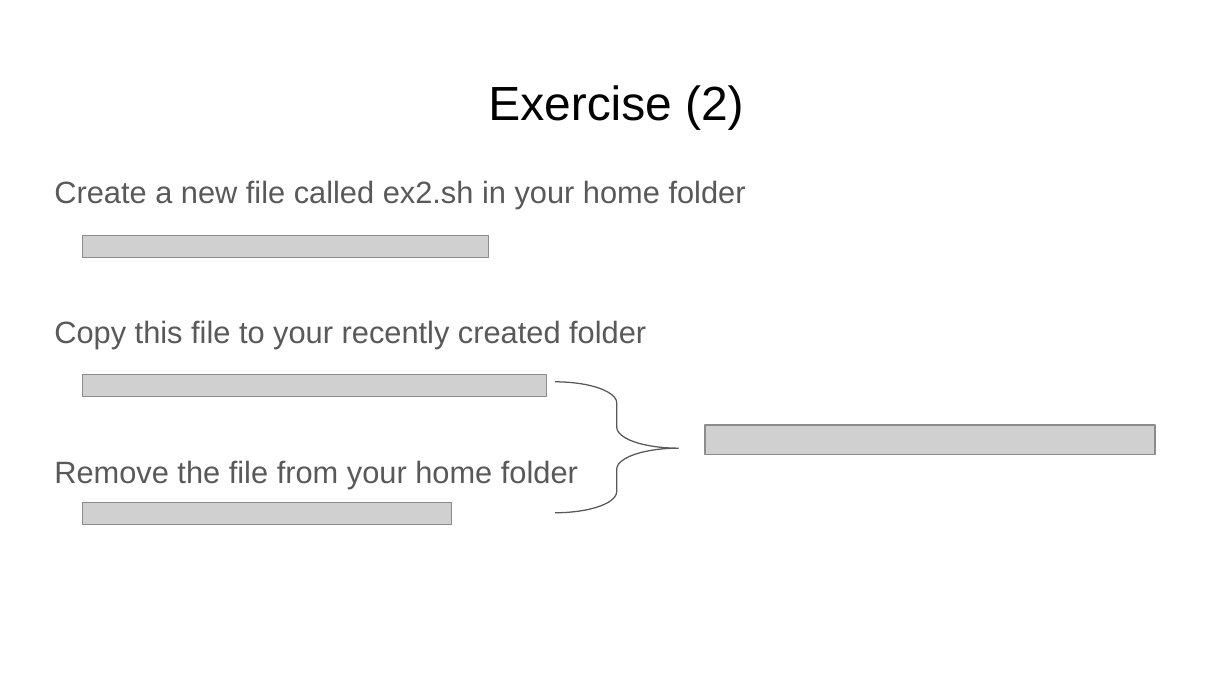
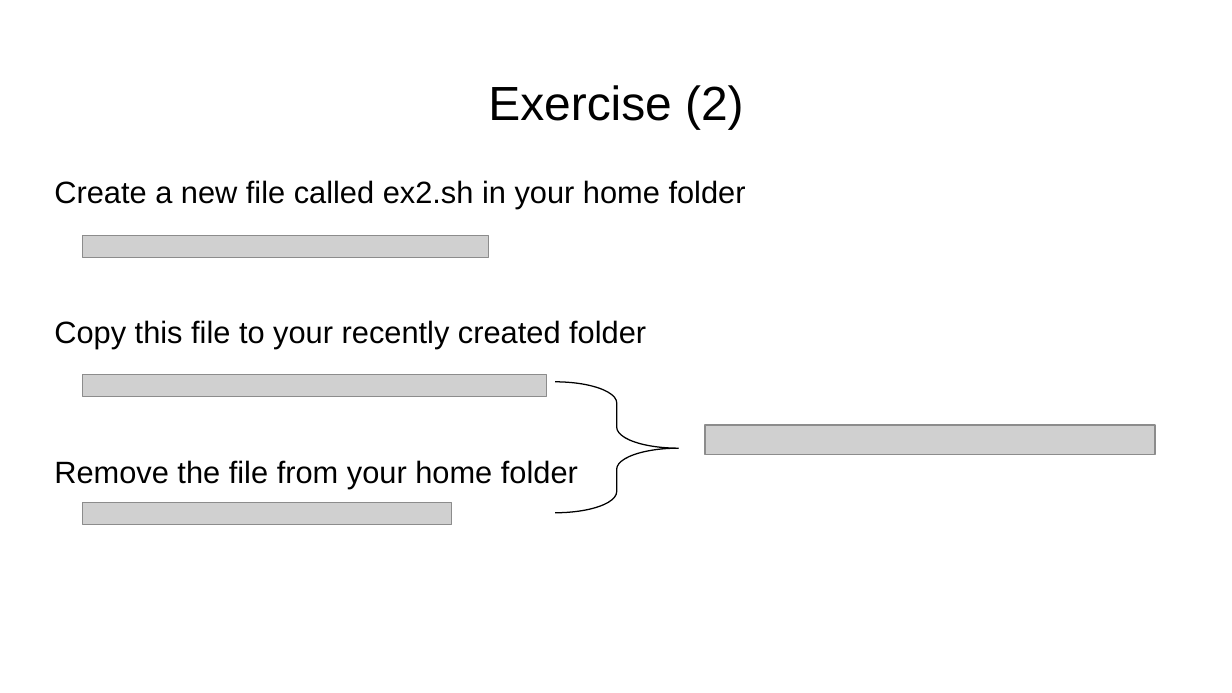
Before and after one commit to FusterTormo/BioinfoWorkshop, a slide deck: slide 19 of Introduction to Linux.pptx (slide 18 before the commit). Drawn at 1232x693 pixels with LibreOffice and Linux fonts; fonts in the diff are those of the drawing; grey boxes stand for pictures. Boxes give left, top, right and bottom in pixels: in the first picture for what was removed or moved away, otherwise in the second. Text is boxed around its words. In the diff, an @@ line names an element or a change of style, - is before the commit and + after.

Commit message:
Second draft of presentation. Added copy in pdf

```diff
--- a/Introduction to Linux.pptx
+++ b/Introduction to Linux.pptx
@@ text "Create a new file called ..." at [54,180,746,488]: text colour #595959 to #000000 @@
@@ right brace at [556,382,679,513]: outline #595959 0.75 pt to #000000 0.75 pt @@
```
Also in this commit, not shown: 24 other slides changed, 16 slides added, 1 other file.
